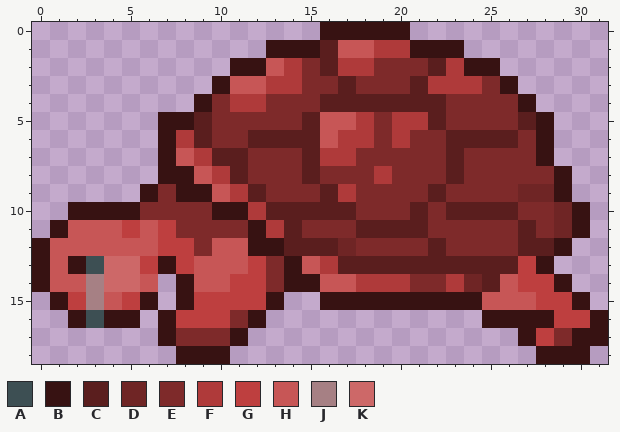
Pixel-art sprite, stored at src/main/resources/static/assets/img/turtle5.png. That is the earlier state.
The file is 512x304 pixels, drawn in blocks of 16x16; one block is one cell here. Colours within 5 levels of each other are drawn and written as one.
Palette (. is transparent): A #3d4f53  B #371212  C #5a1e1e  D #6f2525  E #7e2a2a  F #af3a3a  G #be3f3f  H #c75656  J #a68084  K #cd6868
And afterwards:
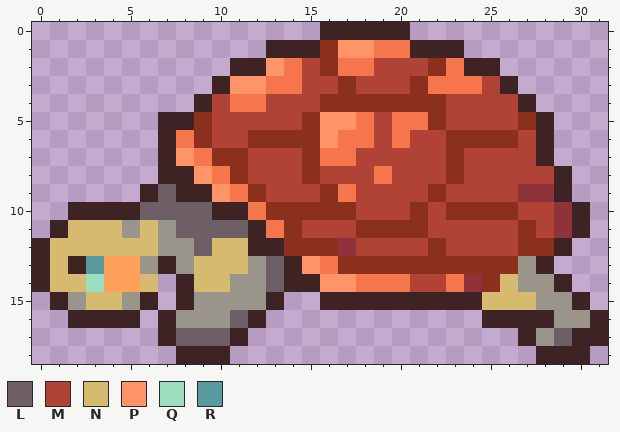
Colours new in this view: L #6e5f67  M #b04236  N #d6ba6f  P #ff9567  Q #9cdebf  R #589b9e
What changed:
colour B: #371212 -> #3d2324
colour C: #5a1e1e -> #8b301d
colour D: #6f2525 -> #90323a
colour F: #af3a3a -> #f5764d
colour G: #be3f3f -> #99958b
colour K: #cd6868 -> #ffa15a
y 1: x 17..18 HH -> PP
y 2: x 13 H -> P; x 15 E -> M; x 19..21 EEE -> MMM
y 3: x 11..12 HH -> PP; x 15..16 EE -> MM; x 18..20 EEE -> MMM; x 25 E -> M
y 4: x 10 E -> M; x 13..15 EEE -> MMM; x 23..26 EEEE -> MMMM
y 5: x 10..14 EEEEE -> MMMMM; x 16..17 HH -> PP; x 19 E -> M; x 23..26 EEEE -> MMMM
y 6: x 10..11 EE -> MM; x 16 H -> P; x 19 E -> M; x 21..22 EE -> MM; x 27 E -> M
y 7: x 8 H -> P; x 12..14 EEE -> MMM; x 18..22 EEEEE -> MMMMM; x 24..27 EEEE -> MMMM
y 8: x 9 H -> P; x 12..14 EEE -> MMM; x 16..18 EEE -> MMM; x 20..22 EEE -> MMM; x 24..28 EEEEE -> MMMMM
y 9: x 7 E -> L; x 10 H -> P; x 13..15 EEE -> MMM; x 18..21 EEEE -> MMMM; x 23..26 EEEE -> MMMM
y 10: x 6..9 EEEE -> LLLL; x 18..20 EEE -> MMM; x 22 E -> M; x 27..28 EE -> MM
y 11: x 2..4 HHH -> NNN; x 6 H -> N; x 8..11 EEEE -> LLLL; x 15..17 EEE -> MMM; x 22..26 EEEEE -> MMMMM; x 28 E -> M
y 12: x 1..6 HHHHHH -> NNNNNN; x 9..11 EHH -> LNN; x 18..21 EEEE -> MMMM; x 23..26 EEEE -> MMMM
y 13: x 1 H -> N; x 3 A -> R; x 9..11 HHH -> NNN; x 13 E -> L; x 15 H -> P
y 14: x 1..3 HHJ -> NNQ; x 6 H -> N; x 9..10 HH -> NN; x 13 E -> L; x 16..17 HH -> PP; x 21..22 EE -> MM; x 26 H -> N
y 15: x 3..4 JH -> NN; x 25..27 HHH -> NNN
y 16: x 3 A -> B; x 11 E -> L
y 17: x 8..10 EEE -> LLL; x 29 E -> L
Pixel boxes of the changes (left, top, right, bottom) in both pictures:
changed: (32, 22, 608, 364)
